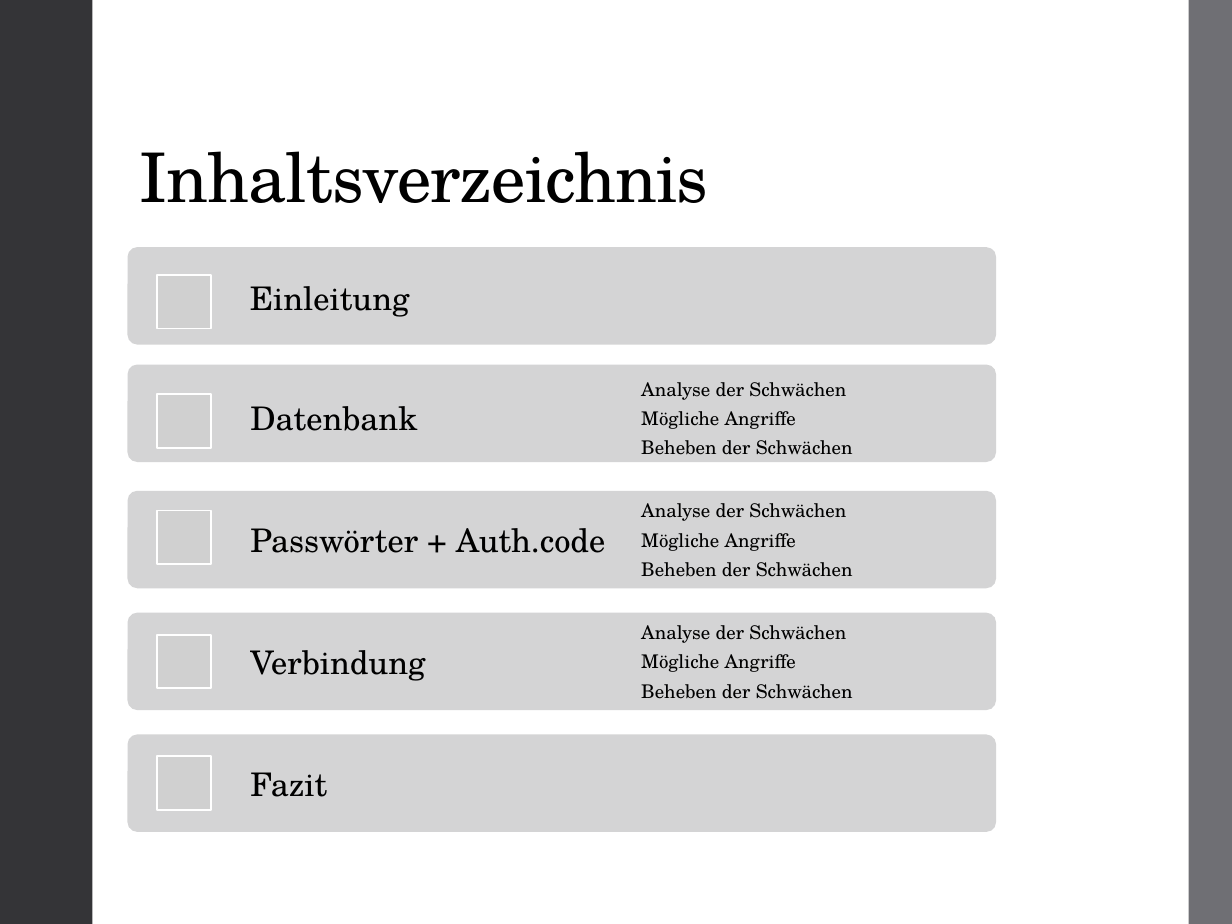
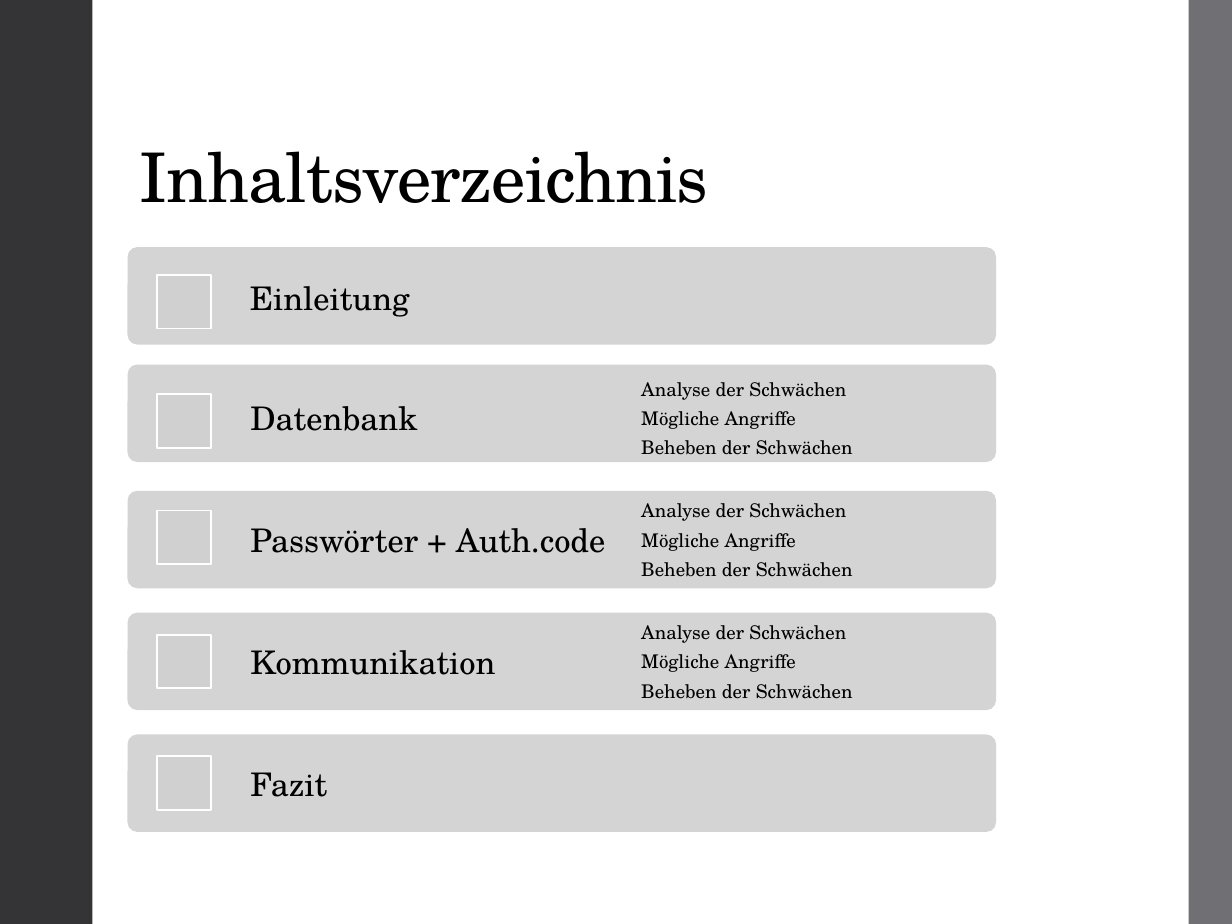
Before and after one commit to hagengruber/chess_server_strong, a slide deck: slide 2 of Chess Server.pptx. Drawn at 1232x924 pixels with LibreOffice and Linux fonts; fonts in the diff are those of the drawing; grey boxes stand for pictures. Boxes give left, top, right and bottom in pixels: in the first picture for what was removed or moved away, otherwise in the second. Text is boxed around its words. In the diff, an @@ line names an element or a change of style, - is before the commit and + after.

```diff
--- a/Chess Server.pptx
+++ b/Chess Server.pptx
@@ text in free at bbox=[250, 650, 495, 675]: text changed @@
-Verbindung
+Kommunikation
```
Also in this commit, not shown: 1 other file.
